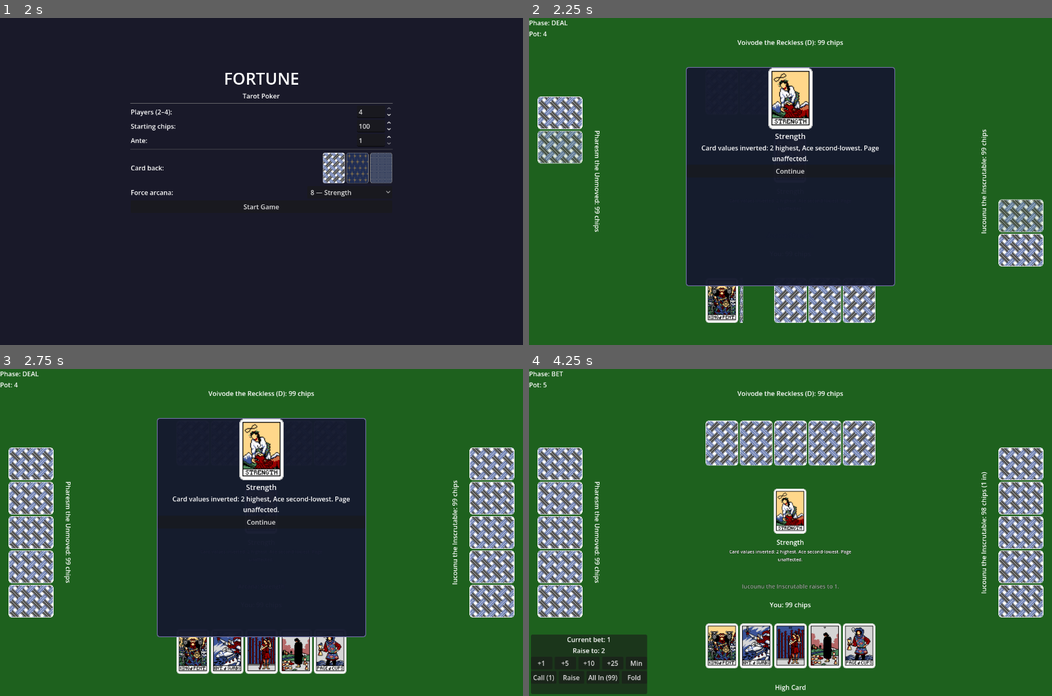
Above: before the commit, frames 1-4 (two rows, left to right).
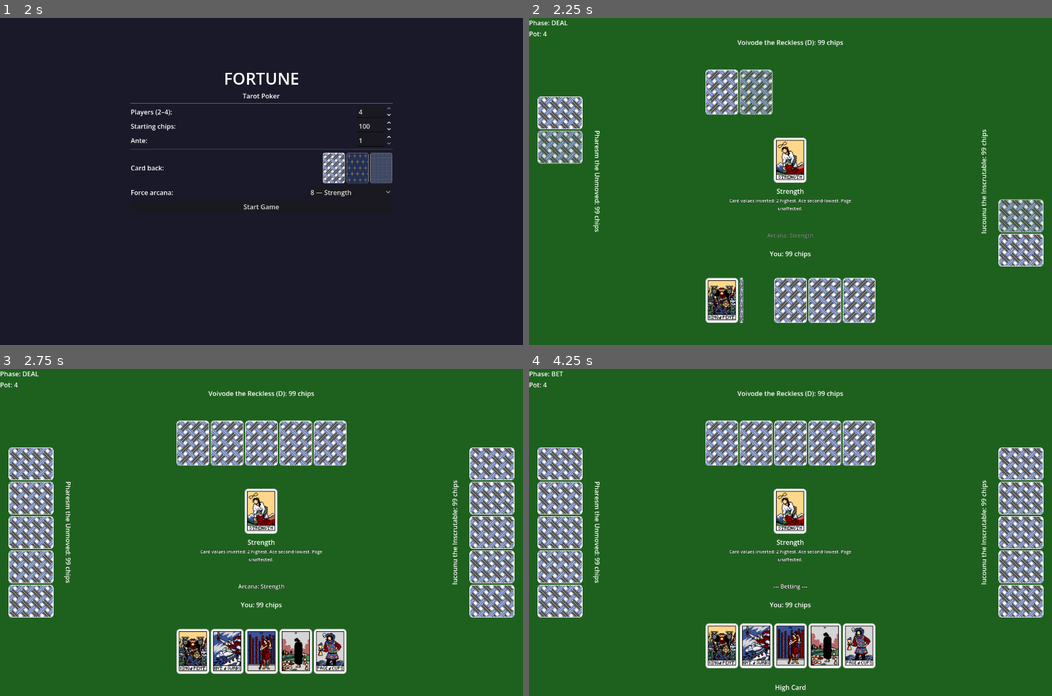
Above: after the commit, the same moments.

Repository: zenOfBass/Fortune
Game: Godot game, scene res://scenes/main_menu.tscn
The game is run twice, just before and just after one commit, with the same random seed, the same clock (stepped at 60 frames per second) and the same inputs.
Inputs (mouse positions are in pixels of both pictures, inside the frame that each line leads up to):
- Up to frame 1 (2 s): click "Random (normal)" at 0.5 s; click "Random (normal)" at 1.25 s
- Up to frame 2 (2.25 s): click "Start Game" at 2 s
- Up to frame 3 (2.75 s): no input
- Up to frame 4 (4.25 s): click (790, 522) at 2.75 s, where only the run before the commit has a clickable "Continue"; tap Enter at 3.5 s; move the mouse to (722, 444) at 3.52 s; click (722, 444) at 3.67 s

Frame 1 is identical in both runs. In frame 2, 27% of the frame differs, in the area x 30-70%, y 15-82%; in frame 3, 27%; in frame 4, 4.4%.

Commit message:
Refactor game flow and logging for improved clarity and functionality

Diff:
--- a/scenes/table.gd
+++ b/scenes/table.gd
@@ -70,7 +70,6 @@
 
 # ---- Setup -------------------------------------------------------------------
 
-var _game_over: bool = false
 var _log_tween: Tween = null
 var _skip_flip := false
 var _bet_contributed: Dictionary = {}
@@ -102,7 +101,6 @@
 	judgement_panel.visible = false
 
 	confirm_button.pressed.connect(_on_confirm_discard)
-	next_button.pressed.connect(_on_next_pressed)
 	resume_button.pressed.connect(_on_resume_pressed)
 	main_menu_button.pressed.connect(_on_main_menu_pressed)
 	chariot_panel.confirmed.connect(_on_chariot_confirmed)
@@ -332,13 +330,14 @@
 
 func _on_arcana_revealed(arcana_id: int, _arcana_name: String) -> void:
 	_hide_all_overlays()
-	arcana_panel.show_arcana(arcana_id)
 	var tex_path := MajorArcana.texture_path(arcana_id)
 	current_arcana_thumb.texture = load(tex_path) if ResourceLoader.exists(tex_path) else null
 	current_arcana_name.text = MajorArcana.arcana_name(arcana_id)
 	current_arcana_desc.text = MajorArcana.get_desc(arcana_id)
 	current_arcana_desc.visible = true
 	current_arcana.visible = true
+	await get_tree().create_timer(1.5).timeout
+	GameManager.complete_arcana_effect()
 
 func _on_arcana_cancelled(cancelled_id: int) -> void:
 	phase_label.text = "Hierophant cancelled: " + MajorArcana.arcana_name(cancelled_id)
@@ -387,7 +386,8 @@
 			moon_panel.show_swap(secret, pname)
 			player_hand.set_selectable(true, 1)
 	else:
-		arcana_panel.show_interactive(arcana_id)
+		await get_tree().create_timer(1.0).timeout
+		GameManager.complete_arcana_effect()
 
 func _on_priestess_confirmed() -> void:
 	var selected := player_hand.get_selected_indices()
@@ -475,23 +475,21 @@
 	draw_panel.visible = false
 	player_hand.set_selectable(false)
 	player_hand.clear_selection()
-	var msg := ""
+	var parts: Array = []
 	if split and hand_names.is_empty():
-		msg = "Split pot! (equal share)"
+		parts.append("Split pot!")
 	else:
-		if split:
-			msg = "Split pot!\n"
 		for i in winner_indices.size():
 			var w: int = winner_indices[i]
 			var player_name := "You" if w == 0 else "AI %d" % w
 			var hand_name: String = hand_names[i] if i < hand_names.size() else ""
 			var verb := "win" if w == 0 else "wins"
-			msg += "%s %s with %s\n" % [player_name, verb, hand_name]
-	result_label.text = msg.strip_edges()
-	next_button.text = "Next Round"
-	_game_over = false
-	result_panel.visible = true
-	get_tree().paused = true
+			parts.append("%s %s with %s" % [player_name, verb, hand_name])
+		if split:
+			parts.insert(0, "Split pot!")
+	phase_label.text = " | ".join(parts)
+	await get_tree().create_timer(4.0).timeout
+	GameManager.confirm_next_round()
 
 func _on_page_bonus(winner_idx: int, bonus_per_player: int) -> void:
 	var player_name := "You" if winner_idx == 0 else "AI %d" % winner_idx
@@ -506,17 +504,15 @@
 			winners.append("You" if i == 0 else "AI %d" % i)
 	var header := "%s wins!" % " & ".join(winners) if winners.size() < final_chips.size() \
 		else "It's a tie!"
+	phase_label.text = "Game Over — " + header
 	var standings: Array = range(final_chips.size())
 	standings.sort_custom(func(a, b): return final_chips[a] > final_chips[b])
-	var lines := header + "\n\nFinal standings:\n"
 	for i in standings:
-		var player_name := "You" if i == 0 else "AI %d" % i
-		lines += "%s: %d chips\n" % [player_name, final_chips[i]]
-	result_label.text = lines.strip_edges()
-	next_button.text = "Main Menu"
-	_game_over = true
-	result_panel.visible = true
-	get_tree().paused = true
+		var pname := "You" if i == 0 else "AI %d" % i
+		log_label.append_text("%s: %d chips\n" % [pname, final_chips[i]])
+	log_label.scroll_to_paragraph(log_label.get_paragraph_count() - 1)
+	await get_tree().create_timer(5.0).timeout
+	get_tree().change_scene_to_file("res://scenes/main_menu.tscn")
 
 func _on_game_log(message: String) -> void:
 	print(message)
@@ -532,14 +528,6 @@
 	_log_tween.tween_callback(func(): latest_log_label.text = message)
 	_log_tween.tween_property(latest_log_label, "modulate:a", 1.0, 0.20).set_ease(Tween.EASE_OUT)
 
-func _on_next_pressed() -> void:
-	get_tree().paused = false
-	result_panel.visible = false
-	if _game_over:
-		get_tree().change_scene_to_file("res://scenes/main_menu.tscn")
-	else:
-		GameManager.confirm_next_round()
-
 func _unhandled_input(event: InputEvent) -> void:
 	if event.is_action_pressed("ui_cancel"):
 		_toggle_pause()
